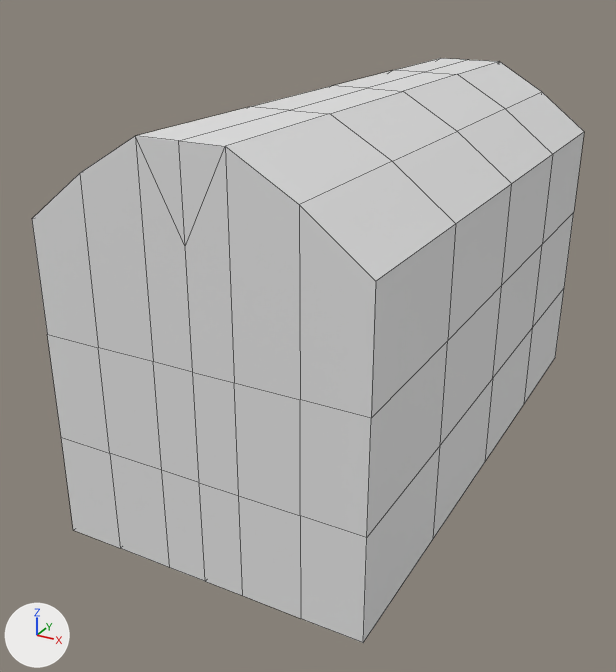
The Blender file Obj_Chest_Normal_A.blend as it was, and as the next commit left it.
Rendered twice from a 50 mm camera at (4.81, -10.31, 4.5) aimed at (-0.45, -0.75, -0.28). Arrows for +X, +Y and +Z are at lower left; the lights stay in place. The picture after the commit comes second. Mesh edges are drawn as thin lines.
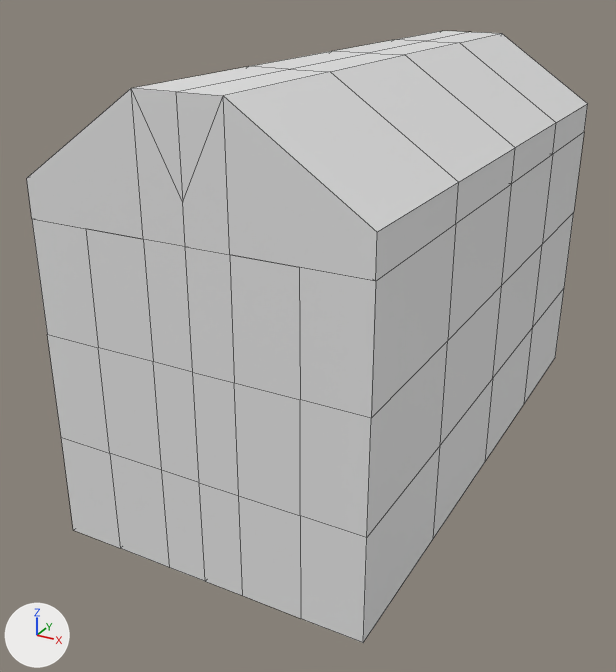
Pixel boxes (x1, y1, x2, y2) of what changed, in the pictures (616 x 672 px):
'Cube', reshaped (13% shorter): before (32, 58, 584, 643); after (32, 132, 584, 643)
'clilclo', added: after (27, 31, 588, 281)
part 1 of me_cube, built on: before (32, 58, 584, 418); after (32, 219, 376, 418)

Diff of the bpy script that builds the scene:
```diff
--- a/Obj_Chest_Normal_A.blend.py
+++ b/Obj_Chest_Normal_A.blend.py
@@ me_cube @@
 # used by ob_cube; location = (0.0, 0.0, 0.0); scale = (2.0, 4.0, 2.0)
-me_cube.from_pydata(...)  # 40 vertices, 30 faces; spans x 0.0..1.0, y 0.0..1.0, z -1.0..1.5
+me_cube.from_pydata(...)  # 30 vertices, 21 faces; spans x 0.0..1.0, y 0.0..1.0, z -1.0..1.0
+# me_cube part 1
+# 12 vertices are removed from x 0.0..0.63, y 0.0..1.0, z 1.29..1.5
+# 12 faces are deleted
+# 2 vertices are added at (0.25, 1.0, 1.0), (0.63, 1.0, 1.0)
+# 3 new faces join them
 me_cube.materials.append(mat_material)
@@ me_cube_001 @@
+me_cube_001.from_pydata(...)  # 32 vertices, 23 faces; spans x -0.269..1.0, y -0.105..1.0, z 1.0..1.72
+me_cube_001.materials.append(mat_material)  # white #e7e7e7
@@ ob_clilclo @@
+ob_clilclo = bpy.data.objects.new('clilclo', me_cube_001)
+ob_clilclo.location = (0.0, 0.0, 0.0)
+ob_clilclo.scale = (2.0, 4.0, 2.0)
+_m = ob_clilclo.modifiers.new('Mirror', 'MIRROR')
+_m.use_axis = (True, True, False)
```
